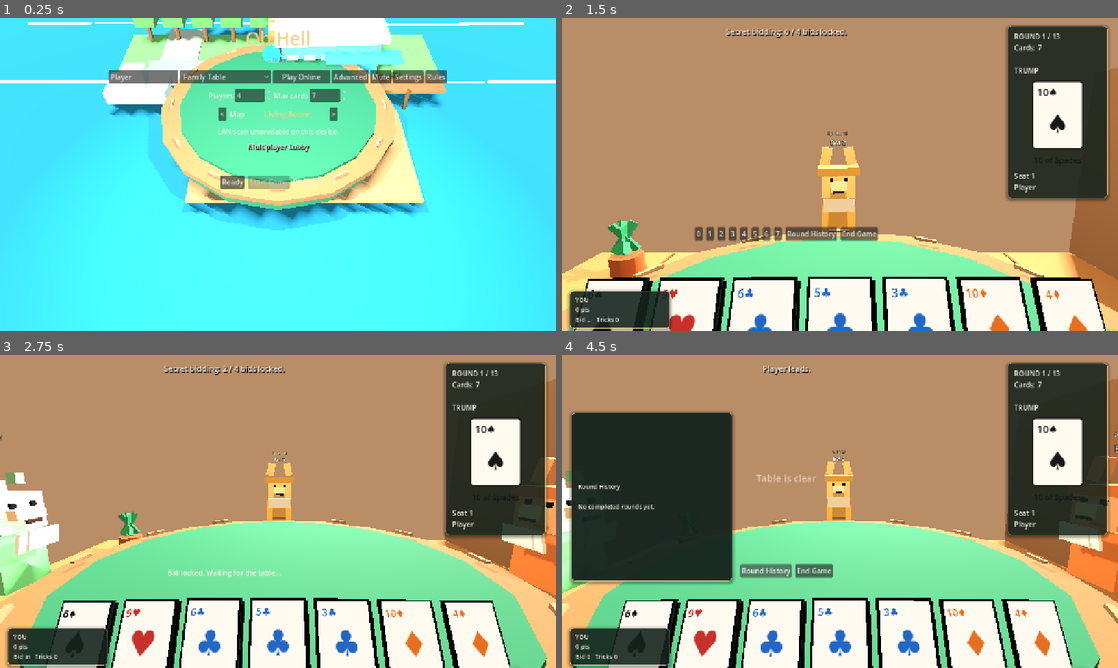
Above: before the commit, frames 1-4 (two rows, left to right).
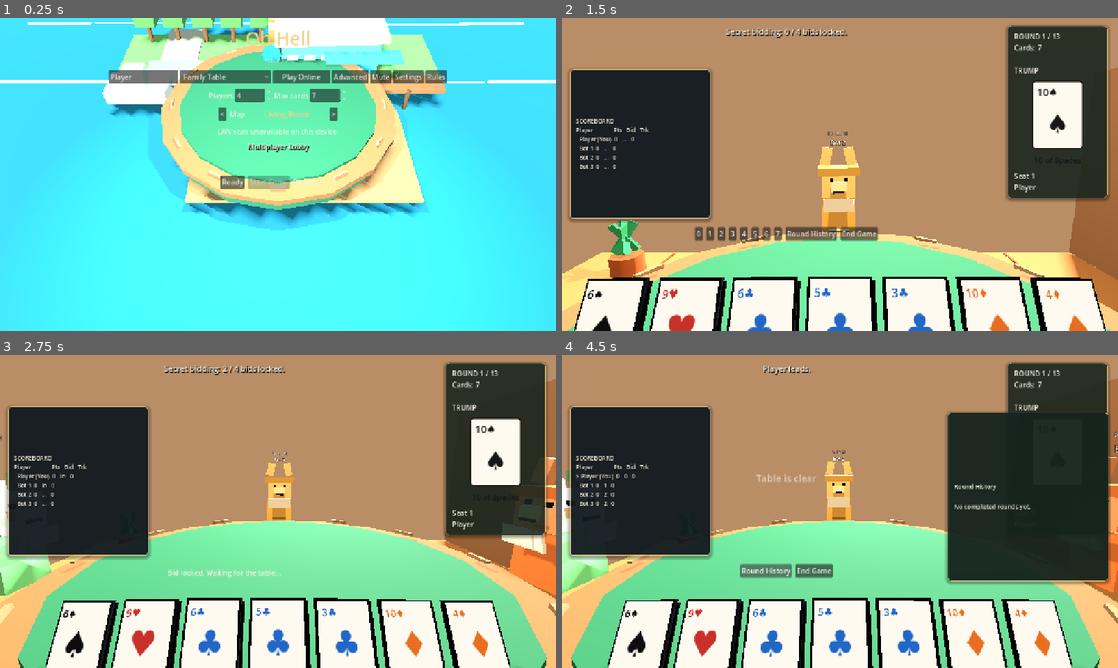
Above: after the commit, the same moments.

Repository: JordanOakFox/oh-hell-godot
Game: Godot game, scene res://scenes/main.tscn
Same seed, same stepped clock (60 frames per second), same inputs: the game is played once before the commit and once after it.
Inputs (mouse positions are in pixels of both pictures, inside the frame that each line leads up to):
- Up to frame 1 (0.25 s): no input
- Up to frame 2 (1.5 s): click "Ready" at 0.5 s; click "Start Game" at 1.25 s
- Up to frame 3 (2.75 s): click "0" at 2 s
- Up to frame 4 (4.5 s): tap Enter at 2.75 s; move the mouse to (962, 495) at 2.77 s; tap M at 2.85 s; click (962, 495) at 2.92 s; drag from (728, 527) to (812, 574) at 3.52 s; click "Round History" at 4.25 s

The runs differ from the first frame. In frame 1, less than 0.1% of the frame differs, in the area x 51-52%, y 13-15%; in frame 2, 15%; in frame 3, 15%; in frame 4, 21%, in the area x 1-99%, y 16-100%.

Commit message:
Add live scoreboard

Diff:
--- a/scripts/main.gd
+++ b/scripts/main.gd
@@ -1,7 +1,7 @@
 extends Control
 
 const STARTING_NAMES := ["Player 1", "Player 2", "Player 3", "Player 4"]
-const GAME_VERSION := "0.2.11"
+const GAME_VERSION := "0.2.12"
 const ANIMAL_IDS := ["bunny", "lizard", "lion", "tiger", "bear", "fox", "dog", "cat"]
 const BOT_PERSONALITY_IDS := ["casual", "smart", "ruthless"]
 const BOT_PERSONALITY_NAMES := {
@@ -407,10 +407,10 @@
 	rules_margin.add_child(rules_text)
 
 	round_history_panel = PanelContainer.new()
-	round_history_panel.set_anchors_preset(Control.PRESET_TOP_LEFT)
-	round_history_panel.offset_left = 22
+	round_history_panel.set_anchors_preset(Control.PRESET_TOP_RIGHT)
+	round_history_panel.offset_left = -392
 	round_history_panel.offset_top = 132
-	round_history_panel.offset_right = 392
+	round_history_panel.offset_right = -22
 	round_history_panel.offset_bottom = 520
 	round_history_panel.visible = false
 	round_history_panel.add_theme_stylebox_override("panel", _panel_style(Color("#16251ff0"), Color("#f0d28a66"), 8, 1))
@@ -501,13 +501,13 @@
 	root.add_child(play_row)
 
 	player_hud_panel = PanelContainer.new()
-	player_hud_panel.set_anchors_preset(Control.PRESET_BOTTOM_LEFT)
+	player_hud_panel.set_anchors_preset(Control.PRESET_TOP_LEFT)
 	player_hud_panel.offset_left = 18
-	player_hud_panel.offset_top = -92
-	player_hud_panel.offset_right = 248
-	player_hud_panel.offset_bottom = -18
+	player_hud_panel.offset_top = 118
+	player_hud_panel.offset_right = 342
+	player_hud_panel.offset_bottom = 462
 	player_hud_panel.mouse_filter = Control.MOUSE_FILTER_IGNORE
-	player_hud_panel.add_theme_stylebox_override("panel", _panel_style(Color("#16251fd8"), Color("#f0d28a66"), 8, 1))
+	player_hud_panel.add_theme_stylebox_override("panel", _panel_style(Color("#111a20eb"), Color("#f0d28aaa"), 8, 2))
 	player_hud_panel.visible = false
 	add_child(player_hud_panel)
 
@@ -520,8 +520,11 @@
 
 	left_stats_label = Label.new()
 	left_stats_label.autowrap_mode = TextServer.AUTOWRAP_WORD_SMART
-	left_stats_label.add_theme_font_size_override("font_size", 14)
+	left_stats_label.add_theme_font_size_override("font_size", 13)
 	left_stats_label.add_theme_color_override("font_color", Color("#f7f1e3"))
+	left_stats_label.add_theme_color_override("font_shadow_color", Color("#050807"))
+	left_stats_label.add_theme_constant_override("shadow_offset_x", 1)
+	left_stats_label.add_theme_constant_override("shadow_offset_y", 1)
 	left_stats_label.mouse_filter = Control.MOUSE_FILTER_IGNORE
 	player_hud_margin.add_child(left_stats_label)
 
@@ -1124,16 +1127,7 @@
 		view_state["names"][my_seat],
 	]
 	_render_trump_symbol()
-	var my_bid_text := "?"
-	if view_state["phase"] == "bidding":
-		my_bid_text = "in" if view_state["bid_submitted"][my_seat] else "..."
-	elif view_state["bids"][my_seat] != null:
-		my_bid_text = str(view_state["bids"][my_seat])
-	left_stats_label.text = "YOU\n%d pts\nBid %s   Tricks %d" % [
-		view_state["scores"][my_seat],
-		my_bid_text,
-		view_state["tricks_won"][my_seat],
-	]
+	left_stats_label.text = _scoreboard_text()
 	table_label.text = view_state["message"]
 
 	_render_trick()
@@ -1515,6 +1509,41 @@
 	round_history_panel.visible = round_history_visible and can_show
 	if round_history_panel.visible and round_history_label:
 		round_history_label.text = _round_history_text()
+
+func _scoreboard_text() -> String:
+	var names: Array = view_state.get("names", [])
+	var scores: Array = view_state.get("scores", [])
+	var bids: Array = view_state.get("bids", [])
+	var submitted: Array = view_state.get("bid_submitted", [])
+	var tricks: Array = view_state.get("tricks_won", [])
+	var active := int(view_state.get("active_player", -1))
+	var phase := str(view_state.get("phase", ""))
+	var lines := ["SCOREBOARD", "Player              Pts   Bid   Trk"]
+	for seat in range(names.size()):
+		var name := _scoreboard_name(str(names[seat]), seat)
+		var points := int(scores[seat]) if seat < scores.size() else 0
+		var bid_text := _scoreboard_bid_text(seat, bids, submitted, phase)
+		var trick_count := int(tricks[seat]) if seat < tricks.size() else 0
+		var marker := ">" if seat == active else " "
+		lines.append("%s %s  %d   %s   %d" % [marker, name, points, bid_text, trick_count])
+	return "\n".join(lines)
+
+func _scoreboard_name(name: String, seat: int) -> String:
+	var label := name
+	if seat == my_seat:
+		label += " (You)"
+	if label.length() > 16:
+		return label.substr(0, 15) + "."
+	return label
+
+func _scoreboard_bid_text(seat: int, bids: Array, submitted: Array, phase: String) -> String:
+	if phase == "bidding":
+		if seat < submitted.size() and bool(submitted[seat]):
+			return "in"
+		return "..."
+	if seat < bids.size() and bids[seat] != null:
+		return str(bids[seat])
+	return "-"
 
 func _round_history_text() -> String:
 	var history: Array = view_state.get("round_history", [])
Not shown, changed: export_presets.cfg
Not shown, changed: README.md
